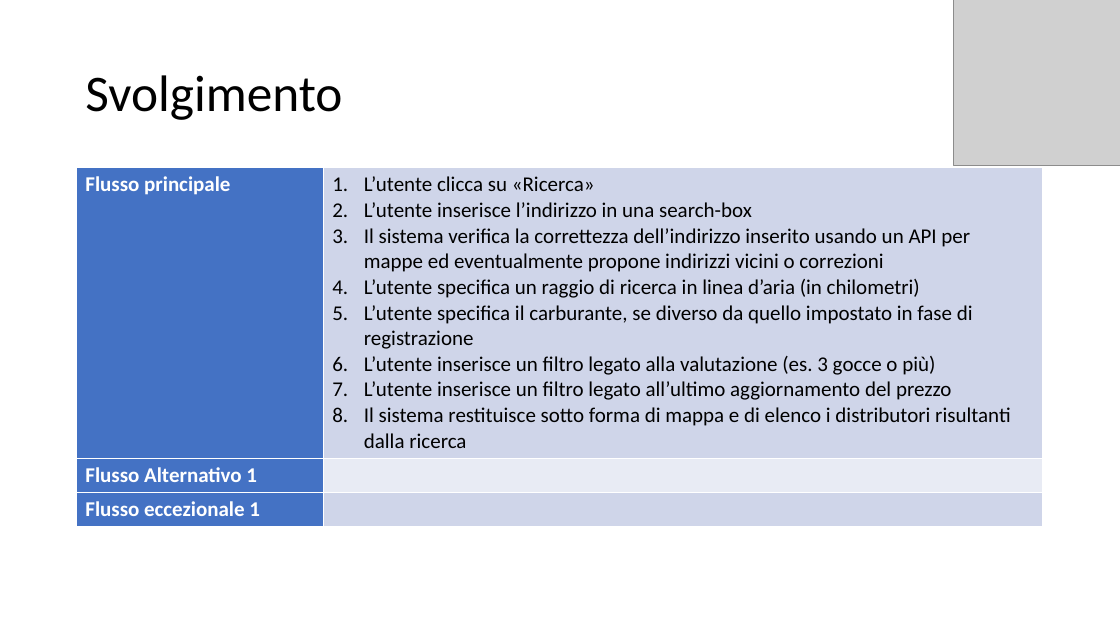
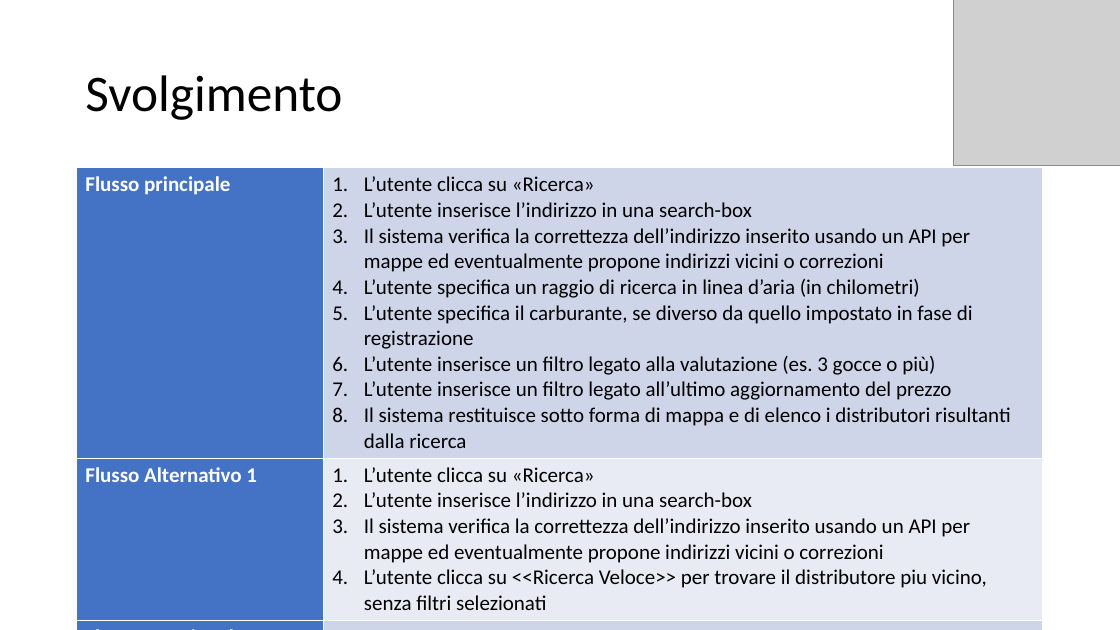
Before and after one commit to itsar19-20/gas, a slide deck: slide 4 of docs/analisi/Template use case/Template Use Case - Ricerca.pptx. Drawn at 1120x630 pixels with LibreOffice and Linux fonts; fonts in the diff are those of the drawing; grey boxes stand for pictures. Boxes give left, top, right and bottom in pixels: in the first picture for what was removed or moved away, otherwise in the second. Text is boxed around its words. In the diff, an @@ line names an element or a change of style, - is before the commit and + after.

```diff
--- a/docs/analisi/Template use case/Template Use Case - Ricerca.pptx
+++ b/docs/analisi/Template use case/Template Use Case - Ricerca.pptx
@@ table at (77,168,1044,630) @@
-row 2, column 2: 
+row 2, column 2: L’utente clicca su «Ricerca» / L’utente inserisce l’indirizzo in una search-box / Il sistema verifica la correttezza dell’indirizzo inserito usando un API per mappe ed eventualmente propone indirizzi vicini o correzioni / L’utente clicca su <<Ricerca Veloce>> per trovare il distributore piu vicino, senza filtri selezionati
```
Also in this commit, not shown: 2 other slides changed, 1 other file.
